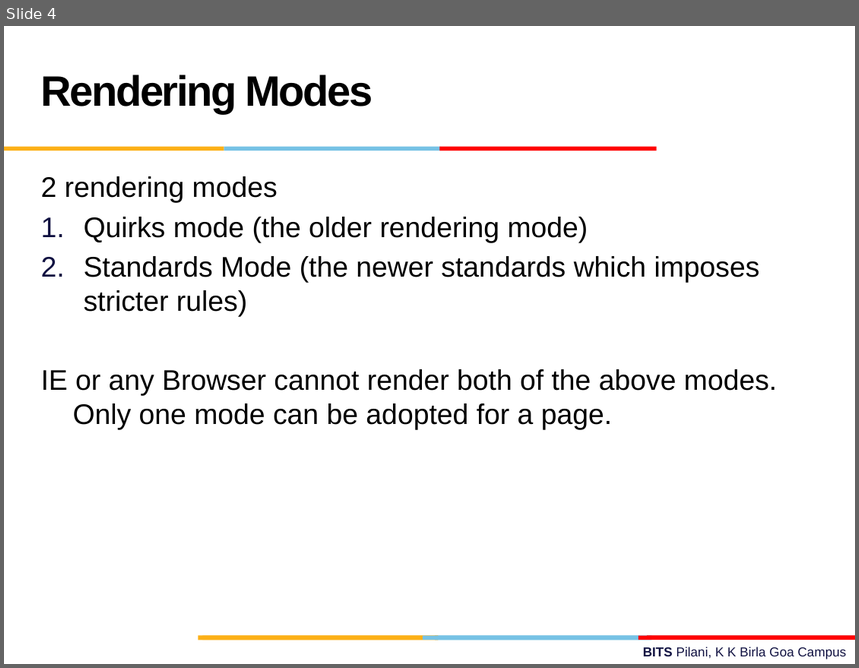
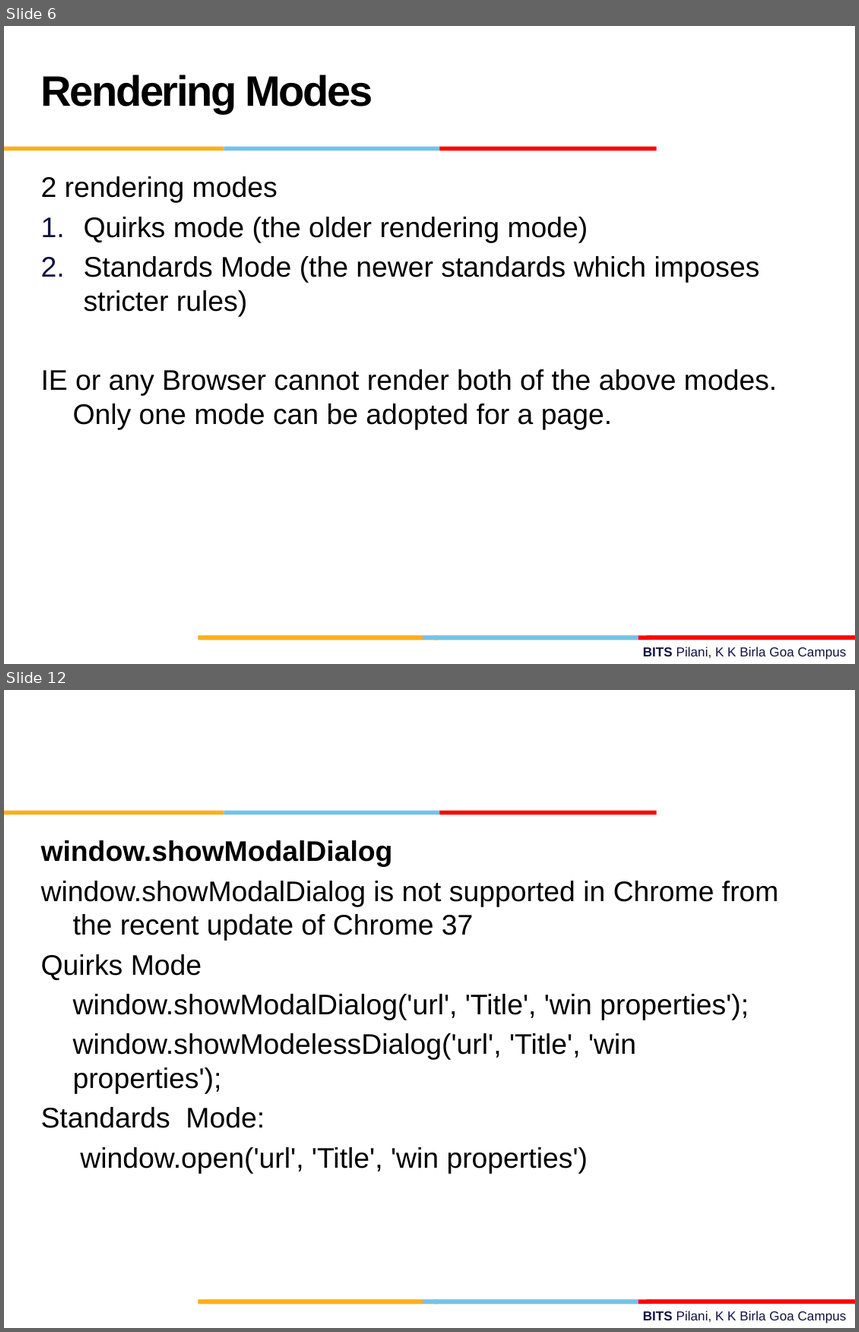
Before and after one commit to vidgit/Web_Projects, a slide deck: Report.pptx. Shown one above the other, each under a label of ours: slide 4 before the commit, slides 6 and 12 after it; the slides between them are not shown. The pictures are 859x668 and 859x1332 pixels, drawn with LibreOffice and Linux fonts; fonts in the diff are those of the drawing; background and template pictures are left out. Boxes give left, top, right and bottom in pixels: in the first picture for what was removed or moved away, otherwise in the second. Text is boxed around its words. In the diff, an @@ line names an element or a change of style, - is before the commit and + after.

```diff
--- a/Report.pptx
+++ b/Report.pptx
@@ slide 12 added at [4, 690, 855, 1328], background #FFFFFF; not listed: 10 template elements that a slide beside it also shows @@
@@ text added at [41, 840, 779, 1173], 24 pt, text #000000 @@
+window.showModalDialog
+window.showModalDialog is not supported in Chrome from the recent update of Chrome 37
+Quirks Mode
+window.showModalDialog('url', 'Title', 'win properties');
+window.showModelessDialog('url', 'Title', 'win properties');
+Standards Mode:
+window.open('url', 'Title', 'win properties')
@@ what was slide 4 is now slide 6 @@
```
Also in this commit, not shown: 1 slide changed, 28 other slides added, 1 slide removed, 1 other file.
